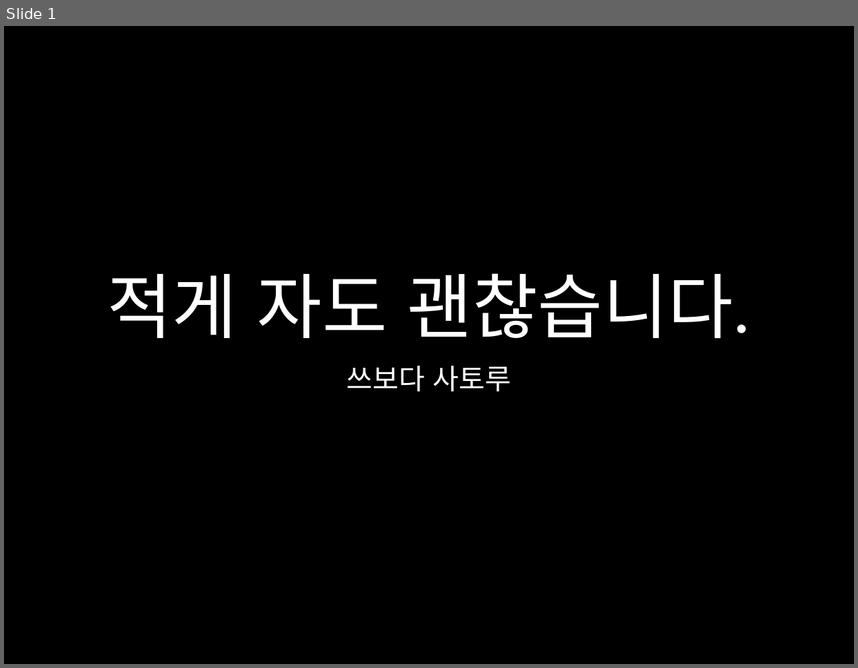
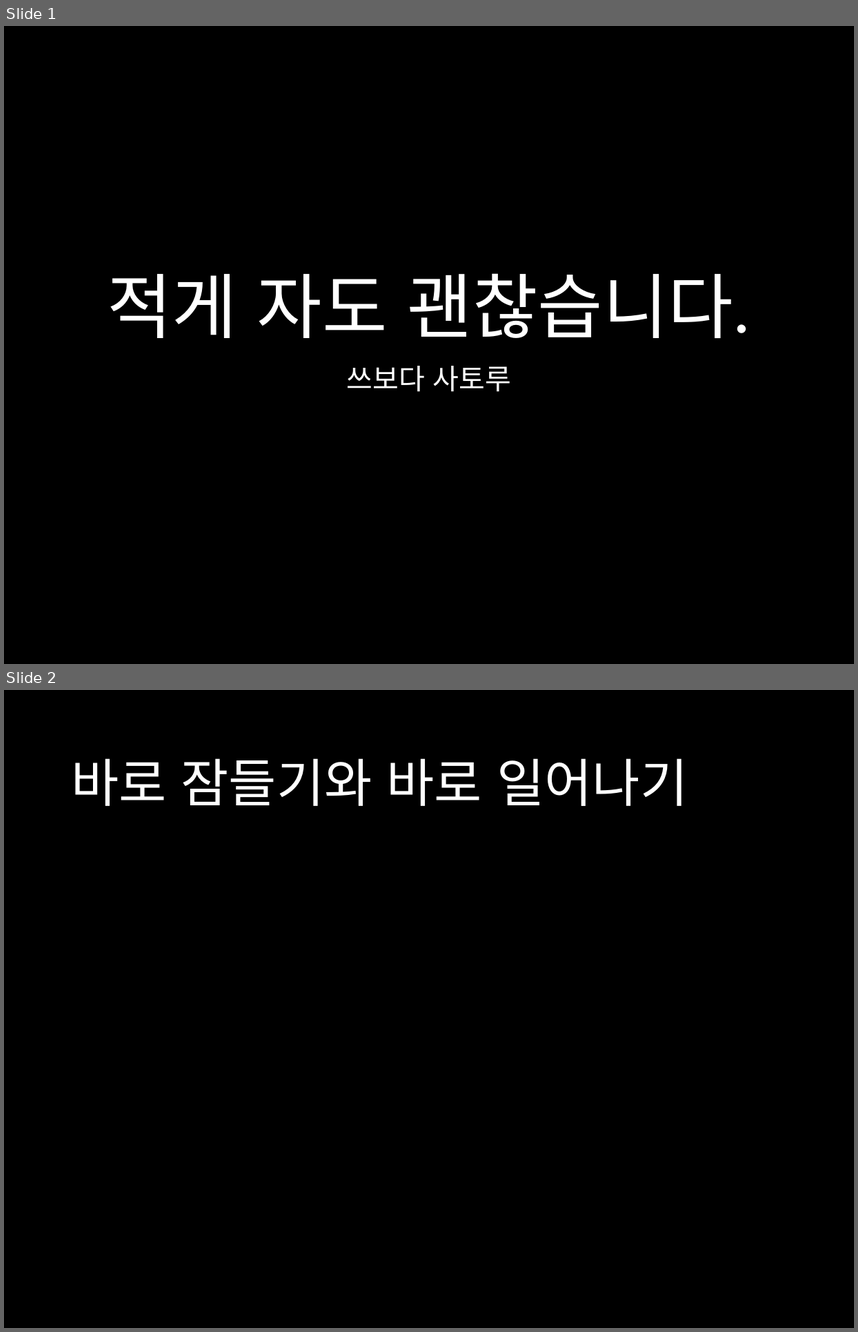
Before and after one commit to harrisleesh/Review, a slide deck: 적게 자도 괜찮습니다.pptx. Shown one above the other, each under a label of ours: slide 1 before the commit, slides 1 and 2 after it. The pictures are 858x668 and 858x1332 pixels, drawn with LibreOffice and Linux fonts; fonts in the diff are those of the drawing. Boxes give left, top, right and bottom in pixels: in the first picture for what was removed or moved away, otherwise in the second. Text is boxed around its words. In the diff, an @@ line names an element or a change of style, - is before the commit and + after.

```diff
--- a/적게 자도 괜찮습니다.pptx
+++ b/적게 자도 괜찮습니다.pptx
@@ slide 2 added at (4,690,854,1328), background #000000 @@
@@ title added at (71,758,688,806), 44 pt, text #FFFFFF @@
+바로 잠들기와 바로 일어나기
```
Also in this commit, not shown: 3 other slides added, 1 other file.
